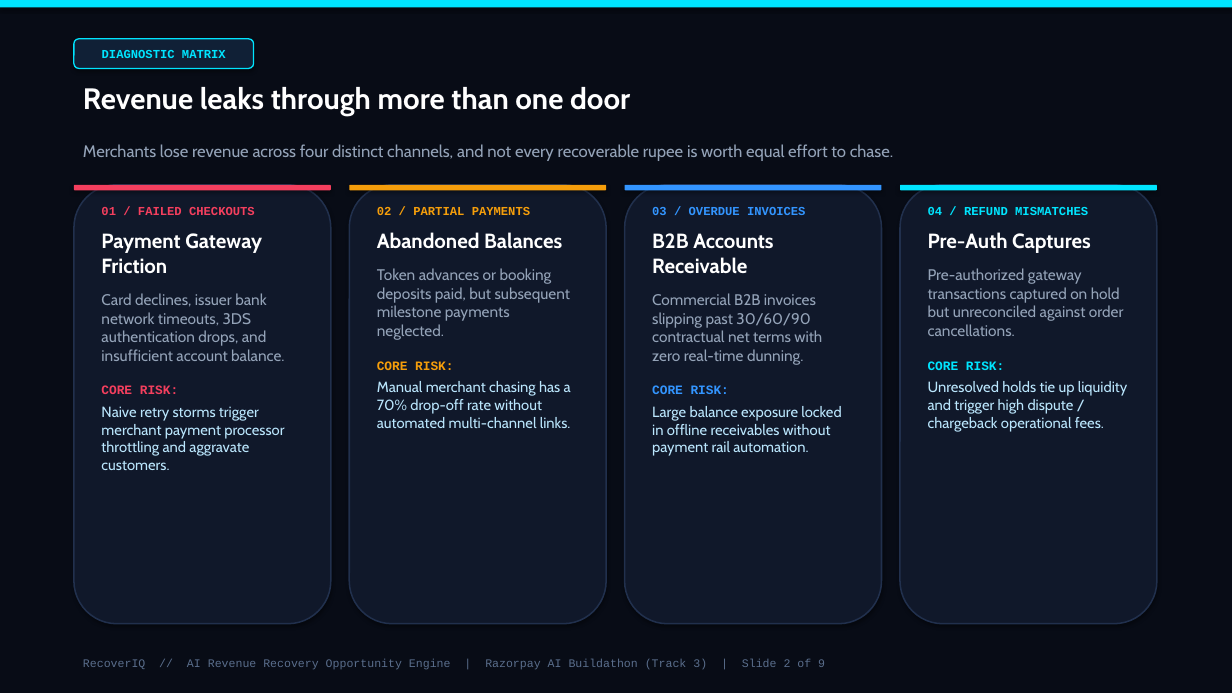
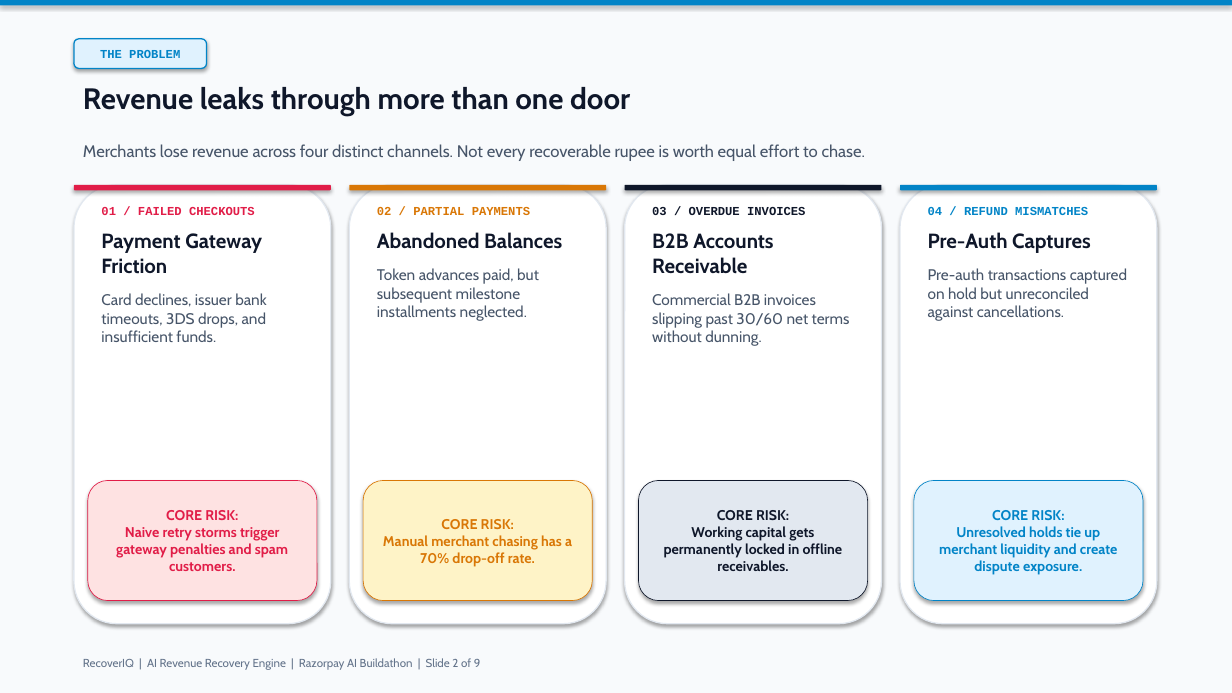
Before and after one commit to Yaswanthraju-Rallabandi/RecoverIQ-Intelligent-Revenue-Recovery-Platform, a slide deck: slide 2 of RecoverIQ_Razorpay_AI_Buildathon.pptx. Drawn at 1232x693 pixels with LibreOffice and Linux fonts; fonts in the diff are those of the drawing. Boxes give left, top, right and bottom in pixels: in the first picture for what was removed or moved away, otherwise in the second. Text is boxed around its words. In the diff, an @@ line names an element or a change of style, - is before the commit and + after.

Commit message:
style: convert presentation deck to professional corporate light theme

```diff
--- a/RecoverIQ_Razorpay_AI_Buildathon.pptx
+++ b/RecoverIQ_Razorpay_AI_Buildathon.pptx
@@ rectangle at (x1=0, y1=0, x2=1232, y2=693): fill #080C16 to #F8FAFC @@
@@ rectangle at (x1=0, y1=0, x2=1232, y2=6): fill #00E5FF to #0284C7 @@
@@ rounded rectangle "THE PROBLEM" resized from (x1=74, y1=39, x2=254, y2=68) to (x1=74, y1=39, x2=207, y2=68) @@
@@ rounded rectangle "THE PROBLEM" at (x1=74, y1=39, x2=207, y2=68): fill #102036 to #E0F2FE; outline #00E5FF 1 pt to #0284C7 1 pt @@
@@ text in rounded rectangle at (x1=100, y1=50, x2=180, y2=58): text changed; text colour #00E5FF to #0284C7 @@
-DIAGNOSTIC MATRIX
+THE PROBLEM
@@ text "Revenue leaks through more than ..." at (x1=83, y1=87, x2=630, y2=116): text colour #FFFFFF to #0F172A @@
@@ text at (x1=83, y1=144, x2=865, y2=161): text changed; text colour #94A3B8 to #475569 @@
-Merchants lose revenue across four distinct channels, and not every recoverable rupee is worth equal effort to chase.
+Merchants lose revenue across four distinct channels. Not every recoverable rupee is worth equal effort to chase.
@@ rounded rectangle at (x1=74, y1=185, x2=331, y2=190): fill #F43F5E to #E11D48 @@
@@ text at (x1=101, y1=207, x2=262, y2=274): text colour #F43F5E to #E11D48 in "01 / FAILED CHECKOUTS"; text colour #FFFFFF to #0F172A in "Payment Gateway Friction" @@
@@ rounded rectangle at (x1=349, y1=185, x2=606, y2=190): fill #F59E0B to #D97706 @@
@@ text at (x1=377, y1=207, x2=562, y2=249): text colour #F59E0B to #D97706 in "02 / PARTIAL PAYMENTS"; text colour #FFFFFF to #0F172A in "Abandoned Balances" @@
@@ rounded rectangle at (x1=625, y1=185, x2=882, y2=190): fill #3395FF to #0F172A @@
@@ text at (x1=652, y1=207, x2=805, y2=274): text colour #3395FF to #0F172A in "03 / OVERDUE INVOICES"; text colour #FFFFFF to #0F172A in "B2B Accounts Receivable" @@
@@ fill #10182A to #FFFFFF; outline #21304D 1.2 pt to #E2E8F0 1 pt in 4 elements at (x1=74, y1=185, x2=331, y2=624), (x1=349, y1=185, x2=606, y2=624), (x1=625, y1=185, x2=882, y2=624), (x1=900, y1=185, x2=1157, y2=624) @@
@@ rounded rectangle at (x1=900, y1=185, x2=1157, y2=190): fill #00E5FF to #0284C7 @@
@@ text at (x1=928, y1=207, x2=1091, y2=253): text colour #00E5FF to #0284C7 in "04 / REFUND MISMATCHES"; text colour #FFFFFF to #0F172A in "Pre-Auth Captures" @@
@@ text at (x1=377, y1=268, x2=539, y2=321): text changed; text colour #94A3B8 to #475569 @@
-Token advances or booking deposits paid, but subsequent milestone payments neglected.
-CORE RISK:
-Manual merchant chasing has a 70% drop-off rate without automated multi-channel links.
+Token advances paid, but subsequent milestone installments neglected.
@@ text at (x1=928, y1=268, x2=1127, y2=321): text changed; text colour #94A3B8 to #475569 @@
-Pre-authorized gateway transactions captured on hold but unreconciled against order cancellations.
-CORE RISK:
-Unresolved holds tie up liquidity and trigger high dispute / chargeback operational fees.
+Pre-auth transactions captured on hold but unreconciled against cancellations.
@@ text at (x1=101, y1=293, x2=267, y2=342): text changed; text colour #94A3B8 to #475569 @@
-Card declines, issuer bank network timeouts, 3DS authentication drops, and insufficient account balance.
-CORE RISK:
-Naive retry storms trigger merchant payment processor throttling and aggravate customers.
+Card declines, issuer bank timeouts, 3DS drops, and insufficient funds.
@@ text at (x1=652, y1=293, x2=850, y2=346): text changed; text colour #94A3B8 to #475569 @@
-Commercial B2B invoices slipping past 30/60/90 contractual net terms with zero real-time dunning.
-CORE RISK:
-Large balance exposure locked in offline receivables without payment rail automation.
+Commercial B2B invoices slipping past 30/60 net terms without dunning.
@@ rounded rectangle added at (x1=88, y1=481, x2=317, y2=601), fill #FEE2E2, outline #E11D48 0.5 pt, 11 pt, text #E11D48, bold @@
+CORE RISK:
+Naive retry storms trigger gateway penalties and spam customers.
@@ rounded rectangle added at (x1=363, y1=481, x2=592, y2=601), fill #FEF3C7, outline #D97706 0.5 pt, 11 pt, text #D97706, bold @@
+CORE RISK:
+Manual merchant chasing has a 70% drop-off rate.
@@ rounded rectangle added at (x1=639, y1=481, x2=868, y2=601), fill #E2E8F0, outline #0F172A 0.5 pt, 11 pt, text #0F172A, bold @@
+CORE RISK:
+Working capital gets permanently locked in offline receivables.
@@ rounded rectangle added at (x1=914, y1=481, x2=1143, y2=601), fill #E0F2FE, outline #0284C7 0.5 pt, 11 pt, text #0284C7, bold @@
+CORE RISK:
+Unresolved holds tie up merchant liquidity and create dispute exposure.
@@ text at (x1=83, y1=658, x2=481, y2=670): text changed; font Courier New to Cabin; text colour #5A6E8C to #64748B @@
-RecoverIQ // AI Revenue Recovery Opportunity Engine | Razorpay AI Buildathon (Track 3) | Slide 2 of 9
+RecoverIQ | AI Revenue Recovery Engine | Razorpay AI Buildathon | Slide 2 of 9
```
Also in this commit, not shown: 8 other slides changed, 1 other file.
